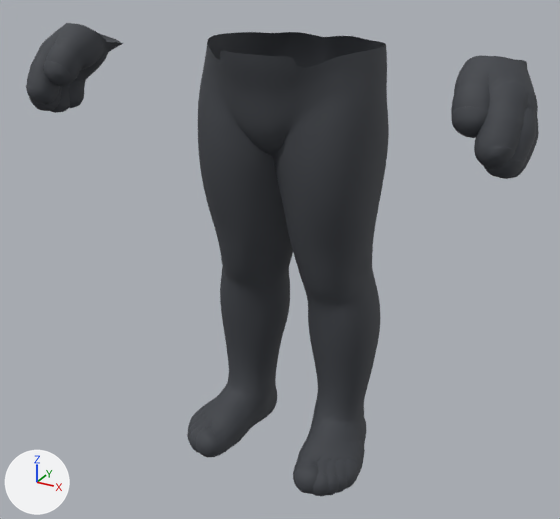
Renders of the FBX model unreal/assets/pants.fbx from each side of a commit.
The view is the same before and after, from a camera (50 mm lens) standing at (0.801, -1.542, 1.236) and looking at (-0.004, -0.077, 0.503). Lighting does not change. The marker at lower left points along +X, +Y and +Z. The first picture is the older version. Where no turn or scale is listed for an object, it has been applied to the vertices.

Names of what the first picture shows: 'Pants'.
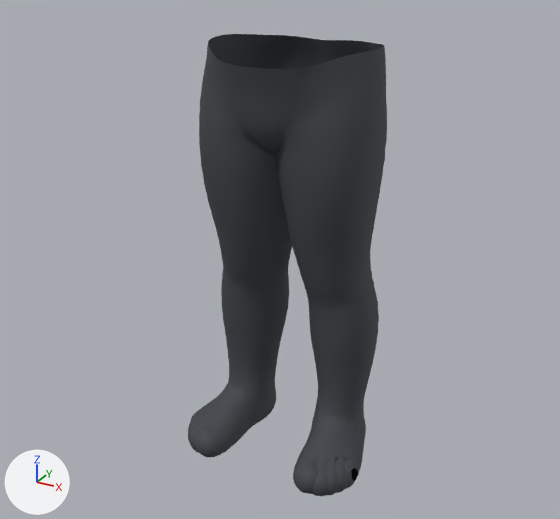
Boxes (x1, y1, x2, y2) around the edits, measured in the pictures (560 x 519 px):
'Pants', reshaped (61% narrower)
    before: (26, 23, 539, 496)
    after: (188, 34, 387, 496)
part 1 of me_pants, deleted
    before: (26, 23, 123, 113)
part 2 of me_pants, deleted
    before: (451, 55, 539, 179)
part 3 of me_pants, cut back
    before: (187, 32, 389, 483)
    after: (188, 34, 387, 483)

What the commit changed:
me_pants is used by ob_pants; location (0.0, 0.0, 0.0).
me_pants had 33363 vertices, 33270 faces and spanned x -0.562..0.563, y -0.301..0.145, z -0.031..1.024.
me_pants now has 9085 vertices, 9048 faces and spans x -0.237..0.237, y -0.235..0.142, z -0.03..0.993.
me_pants part 1: the loose piece of 7283 vertices spanning x -0.562..-0.406, y -0.301..-0.068, z 0.823..1.024 is deleted.
me_pants part 2: the loose piece of 7283 vertices spanning x 0.406..0.563, y -0.3..-0.068, z 0.822..1.024 is deleted.
me_pants part 3: 79 vertices moved within x -0.23..0.237, y -0.214..0.008, z -0.03..0.929; 18036 vertices removed from x -0.239..0.239, y -0.235..0.145, z -0.031..0.996; 8324 vertices added at x -0.237..0.237, y -0.235..0.142, z -0.03..0.993.
